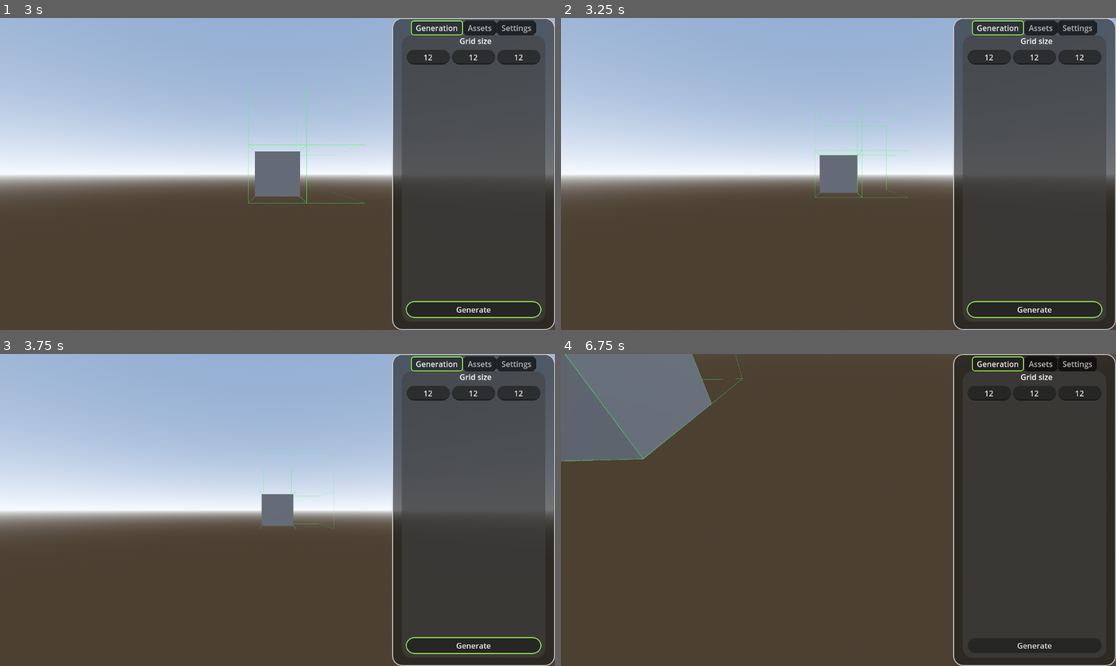
Above: before the commit, frames 1-4 (two rows, left to right).
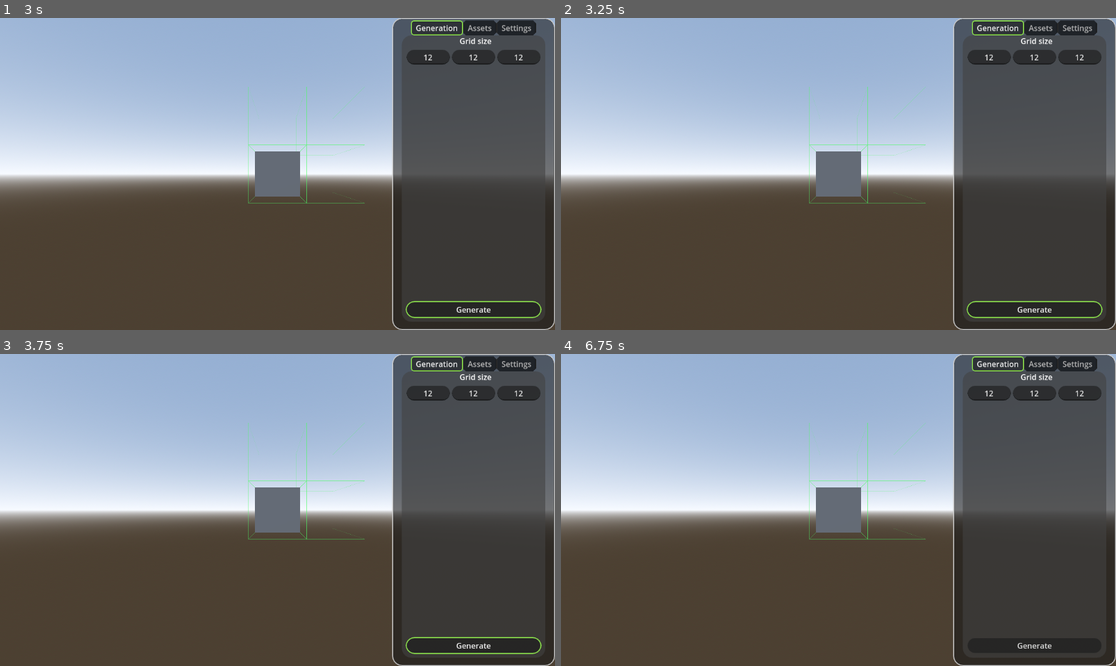
Above: after the commit, the same moments.

Repository: DEV742/WFC-3D-Tool
Game: Godot game, scene res://main_window.tscn
Two runs of this game, one before a commit and one after it. Both use one fixed random seed, a clock stepped at 60 frames per second and the inputs below. The engine's default icon, where the game draws it, is replaced by a stand-in: a white triangle on a blue panel in a dark square.
Inputs (mouse positions are in pixels of both pictures, inside the frame that each line leads up to):
- Up to frame 1 (3 s): click (427, 58) at 0.52 s; type "12" at 0.6 s; click (471, 58) at 0.75 s; type "12" at 0.83 s; click (516, 58) at 0.98 s; type "12" at 1.07 s; click "Generate" at 1.25 s; tap Enter at 2 s; move the mouse to (399, 158) at 2.02 s; hold D (Right) 2.03-2.78 s; hold F (Focus) 2.03-2.78 s; tap Middle mouse button (Middle_Mouse) at 2.3, 2.85 s; tap Space at 2.75 s; move the mouse to (166, 189) at 2.77 s; hold S (Backward) from 2.78 s (still down)
- Up to frame 2 (3.25 s): keep holding S (Backward); tap Mouse wheel down (Mouse_Wheel_Down) at 3.05 s
- Up to frame 3 (3.75 s): move the mouse to (333, 441) at 3.52 s; release S (Backward) at 3.53 s; hold D (Right) from 3.53 s (still down); hold Mouse wheel down (Mouse_Wheel_Down) from 3.53 s (still down)
- Up to frame 4 (6.75 s): tap Mouse wheel up (Mouse_Wheel_Up) at 3.8, 4.35 s; tap Enter at 4.25, 5.75 s; move the mouse to (810, 572) at 4.27 s; release D (Right) at 4.28 s; release Mouse wheel down (Mouse_Wheel_Down) at 4.28 s; hold W (Forward) 4.28-5.03 s; right-click (810, 572) at 4.55 s; tap Space at 5, 6.5 s; move the mouse to (1005, 556) at 5.02 s; hold Right mouse button (Right_Mouse) 5.03-5.78 s; hold A (Left) 5.03-6.53 s; tap F (Focus) at 5.3, 5.85 s; move the mouse to (672, 463) at 5.77 s; tap Middle mouse button (Middle_Mouse) at 6.05 s; move the mouse to (866, 510) at 6.52 s; press the mouse at (866, 510) at 6.53 s; hold S (Backward) from 6.53 s (still down)

Frame 1 is identical in both runs. In frame 2, 0.8% of the frame differs, in the area x 44-66%, y 22-60%; in frame 3, 0.9%; in frame 4, 53%, in the area x 0-100%, y 0-60%.

Commit message:
Major camera code refactor

Diff:
--- a/Camera.gd
+++ b/Camera.gd
@@ -1,4 +1,7 @@
 extends Node3D
+
+var camera_pos = Vector3(0.0, 0.0, 5.0)
+var camera_rot
 
 var camera_rotation = Vector2(0.0, 0.0)
 var camera_shift = Vector3(0.0, 0.0, 0.0)
@@ -15,10 +18,8 @@
 var translatedRoot = Vector3(0,0,0)
 var freeLookTranslatedRoot = Vector3(0,0,0)
 
-@onready var cam_col = $h/v/camcollider
 @onready var camera = $h/v/Camera
-@onready var camorigin = $h/v/camorigin
-@onready var freelookcam = $freelook_h/freelook_v/FreeLookCam
+
 
 func translateVector(localNode: Node3D, targetNode: Node3D, shift_vector: Vector3):
 	var translatedVector = Vector3.ZERO
@@ -41,63 +42,53 @@
 		camera_rotation.x += -event.relative.x * sensitivity.x
 		camera_rotation.y += -event.relative.y * sensitivity.y
 
-	if Input.is_action_pressed("Right_Mouse"):
+	if Input.is_action_just_pressed("Right_Mouse"):
+		camera_pos = $h.to_global(camera.transform.origin)
+		camera_rot = camera.get_global_rotation_degrees()
+
+		$h.transform.origin = camera_pos
+		camera.transform.origin.z = 0
+
+		translatedRoot = camera_pos
 		free_look = true
-		camera.current = false
-		freelookcam.visible = true
-		freelookcam.current = true
+
 	elif Input.is_action_just_released("Right_Mouse"):
-		print("Exiting free look mode")
+		camera_pos = camera.to_global(camera.transform.origin)
 		free_look = false
-		camera.current = true
-		freelookcam.visible = false
-		freelookcam.current = false
+		$h.transform.origin.z = 0
+		camera.transform.origin.z = 5
+		translatedRoot = camera.transform.origin
+		translatedRoot.z = 0
+
+
 
 	if free_look:
 		if event is InputEventMouseMotion:
-			free_look_rotation.x += -event.relative.x * sensitivity.x
-			free_look_rotation.y += -event.relative.y * sensitivity.y
+			camera_rotation.x += -event.relative.x * sensitivity.x
+			camera_rotation.y += -event.relative.y * sensitivity.y
 
 	#Camera shift on local XY plane
 	if event is InputEventMouseMotion and Input.is_action_pressed("Middle_Mouse") and not free_look:
 		camera_shift.x = -event.relative.x * sensitivity.x/5
 		camera_shift.y = event.relative.y * sensitivity.y/5
-		translatedRoot = translateVector(camorigin, $h, camera_shift)
+		translatedRoot = translateVector(camera, $h, camera_shift)
 
 	#Camera zoom
 	if Input.is_action_pressed("Mouse_Wheel_Up"):
 		zoom += 1
-		camorigin.transform.origin.z -= 1
-		cam_col.target_position.z -= 1
 	elif Input.is_action_pressed("Mouse_Wheel_Down"):
 		zoom -= 1
-		camorigin.transform.origin.z += 1
-		cam_col.target_position.z += 1
 
 	#Camera focus (reset of the origin to [0,0,0])
 	if Input.is_action_pressed("Focus"):
 		translatedRoot = Vector3.ZERO
+		$h.transform.origin = Vector3.ZERO
+		$h/v.transform.origin = Vector3.ZERO
 
 
 func _physics_process(delta):
-	if cam_col.is_colliding():
-		camera.global_transform.origin = lerp(camera.global_transform.origin, cam_col.get_collision_point(), 0.2)
-	else:
-		camera.global_transform.origin.x = lerp(camera.global_transform.origin.x, camorigin.global_transform.origin.x, delta*lerp_smoothness)
-		camera.global_transform.origin.y = lerp(camera.global_transform.origin.y, camorigin.global_transform.origin.y, delta*lerp_smoothness)
-		camera.global_transform.origin.z = lerp(camera.global_transform.origin.z, camorigin.global_transform.origin.z, delta*lerp_smoothness)
-
-	$h.transform.origin.x = lerp($h.transform.origin.x, translatedRoot.x, delta * lerp_smoothness)
-	$h.transform.origin.y = lerp($h.transform.origin.y, translatedRoot.y, delta * lerp_smoothness)
-	$h.transform.origin.z = lerp($h.transform.origin.z, translatedRoot.z, delta * lerp_smoothness)
-
 	camera_rotation.y = clamp(camera_rotation.y, cam_vertical_min, cam_vertical_max)
-
-	$h.rotation_degrees.y = lerp($h.rotation_degrees.y, camera_rotation.x, delta * lerp_smoothness)
-	$h/v.rotation_degrees.x = lerp($h/v.rotation_degrees.x, camera_rotation.y, delta * lerp_smoothness)
-
 	if free_look:
-
 		if Input.is_action_pressed("Forward"):
 			free_look_shift.z = -free_look_speed * sensitivity.x/5
 		elif Input.is_action_pressed("Backward"):
@@ -110,13 +101,11 @@
 			free_look_shift.x = -free_look_speed * sensitivity.x/5
 		elif Input.is_action_just_released("Left") or Input.is_action_just_released("Right"):
 			free_look_shift.x = 0
-		freeLookTranslatedRoot = translateVector(freelookcam, $freelook_h, free_look_shift)
+		translatedRoot = translateVector(camera, $h, free_look_shift)
 
-		free_look_rotation.y = clamp(free_look_rotation.y, cam_vertical_min, cam_vertical_max)
+	$h.rotation_degrees.y = lerp($h.rotation_degrees.y, camera_rotation.x, delta * lerp_smoothness)
+	$h/v.rotation_degrees.x = lerp($h/v.rotation_degrees.x, camera_rotation.y, delta * lerp_smoothness)
 
-		$freelook_h.rotation_degrees.y = lerp($freelook_h.rotation_degrees.y, free_look_rotation.x, delta * lerp_smoothness)
-		$freelook_h/freelook_v.rotation_degrees.x = lerp($freelook_h/freelook_v.rotation_degrees.x, free_look_rotation.y, delta * lerp_smoothness)
-
-		$freelook_h.transform.origin.x = lerp($freelook_h.transform.origin.x, freeLookTranslatedRoot.x, delta * lerp_smoothness)
-		$freelook_h.transform.origin.y = lerp($freelook_h.transform.origin.y, freeLookTranslatedRoot.y, delta * lerp_smoothness)
-		$freelook_h.transform.origin.z = lerp($freelook_h.transform.origin.z, freeLookTranslatedRoot.z, delta * lerp_smoothness)
+	$h.transform.origin.x = lerp($h.transform.origin.x, translatedRoot.x, delta * lerp_smoothness)
+	$h.transform.origin.y = lerp($h.transform.origin.y, translatedRoot.y, delta * lerp_smoothness)
+	$h.transform.origin.z = lerp($h.transform.origin.z, translatedRoot.z, delta * lerp_smoothness)
--- a/render.tscn
+++ b/render.tscn
@@ -42,18 +42,3 @@
 transform = Transform3D(1, 0, 0, 0, 1, 0, 0, 0, 1, 0, 0, 5)
 environment = SubResource("Environment_tjywt")
 current = true
-
-[node name="camcollider" type="RayCast3D" parent="Camroot/h/v"]
-target_position = Vector3(0, 0, 5)
-debug_shape_custom_color = Color(0.258824, 0.25098, 0.886275, 1)
-debug_shape_thickness = 5
-
-[node name="camorigin" type="Node3D" parent="Camroot/h/v"]
-transform = Transform3D(1, 0, 0, 0, 1, 0, 0, 0, 1, 0, 0, 5)
-
-[node name="freelook_h" type="Node3D" parent="Camroot"]
-
-[node name="freelook_v" type="Node3D" parent="Camroot/freelook_h"]
-
-[node name="FreeLookCam" type="Camera3D" parent="Camroot/freelook_h/freelook_v"]
-environment = SubResource("Environment_tjywt")
